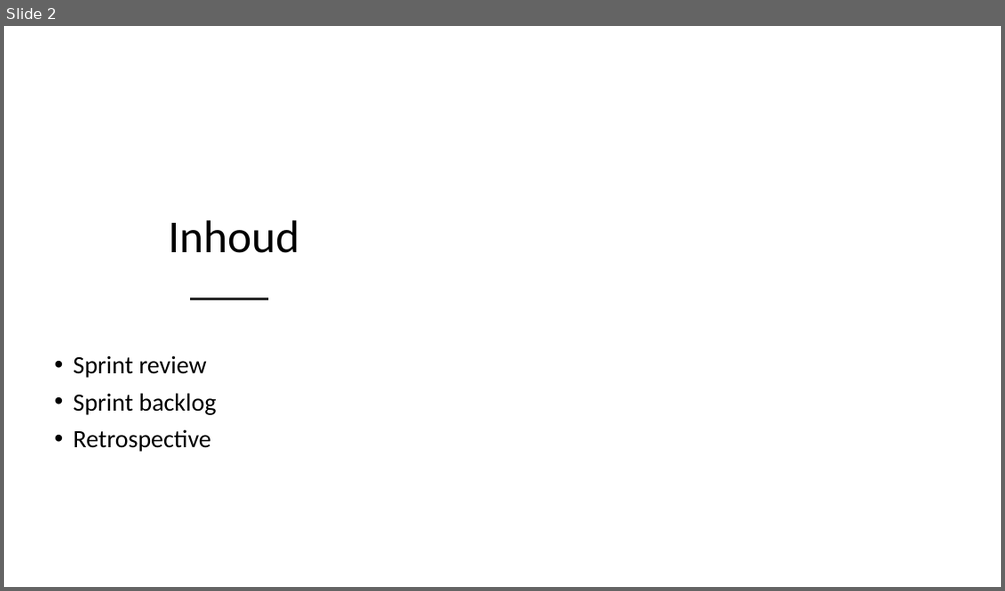
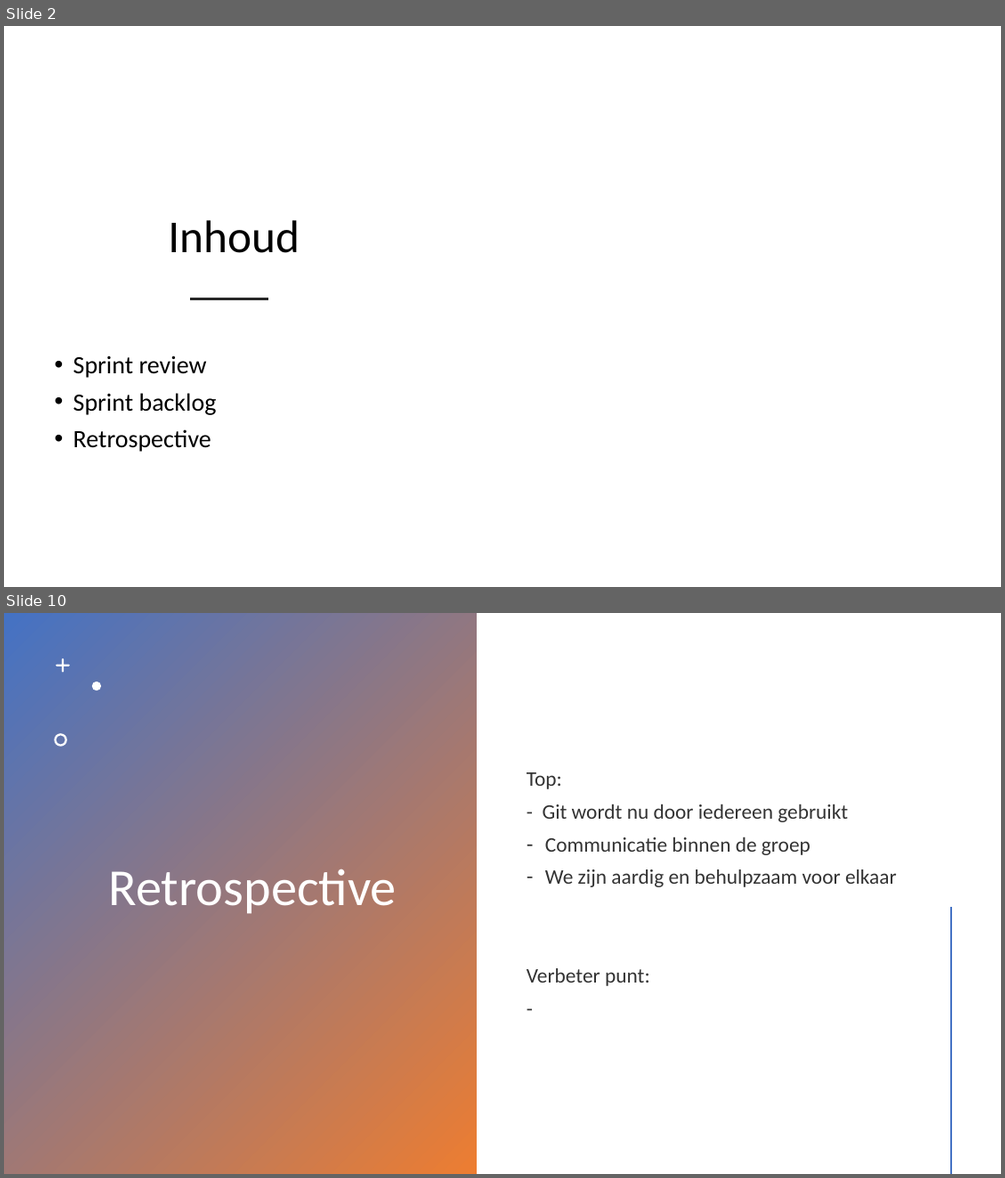
Before and after one commit to Sinjablo/Git-TINPRJ03-34, a slide deck: Presentaties/PresentatieSprint2.pptx. Shown one above the other, each under a label of ours: slide 2 before the commit, slides 2 and 10 after it; the slides between them are not shown. The pictures are 1005x591 and 1005x1178 pixels, drawn with LibreOffice and Linux fonts; fonts in the diff are those of the drawing; background and template pictures are left out. Boxes give left, top, right and bottom in pixels: in the first picture for what was removed or moved away, otherwise in the second. Text is boxed around its words. In the diff, an @@ line names an element or a change of style, - is before the commit and + after.

```diff
--- a/Presentaties/PresentatieSprint2.pptx
+++ b/Presentaties/PresentatieSprint2.pptx
@@ slide 10 added at <box>4,613,1001,1174</box>, background #FFFFFF @@
@@ rectangle added at <box>4,613,477,1174</box>, fill gradient #4472C4 to #ED7D31 @@
@@ freeform shape added at <box>56,658,70,673</box>, fill #FFFFFF @@
@@ freeform shape added at <box>92,682,101,690</box>, fill #FFFFFF @@
@@ freeform shape added at <box>54,733,67,747</box>, fill #FFFFFF @@
@@ text added at <box>526,772,897,986</box>, 20 pt, text #000000 at 80% opacity @@
+Top:
+- Git wordt nu door iedereen gebruikt
+– Communicatie binnen de groep
+– We zijn aardig en behulpzaam voor elkaar
+Verbeter punt:
+-
@@ title added at <box>109,869,396,914</box>, 50 pt, text #FFFFFF @@
+Retrospective
@@ line added from (952, 908) to (952, 1173), #ED7D31 2 pt @@
```
Also in this commit, not shown: 9 other slides added, 3 slides removed, 2 other files.
